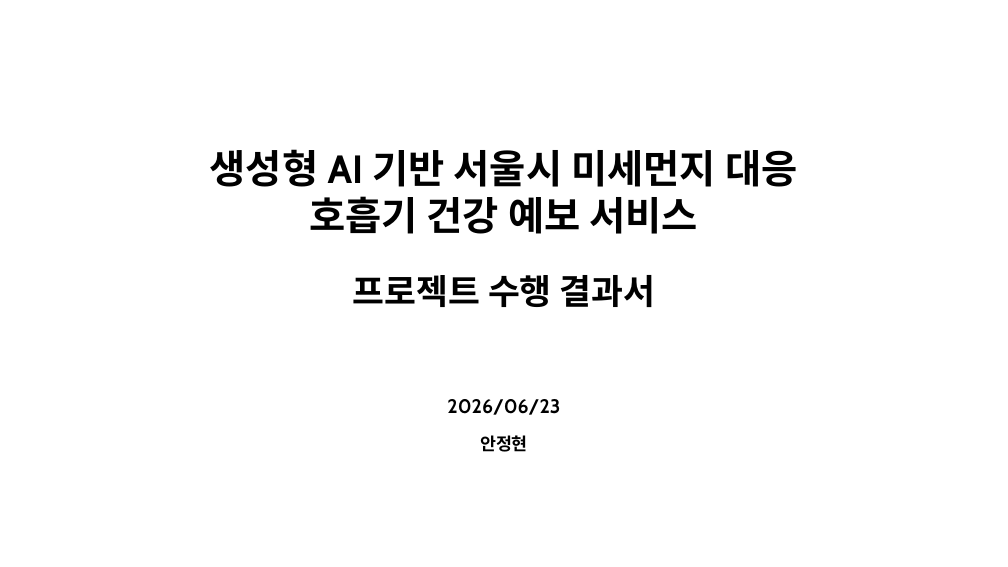
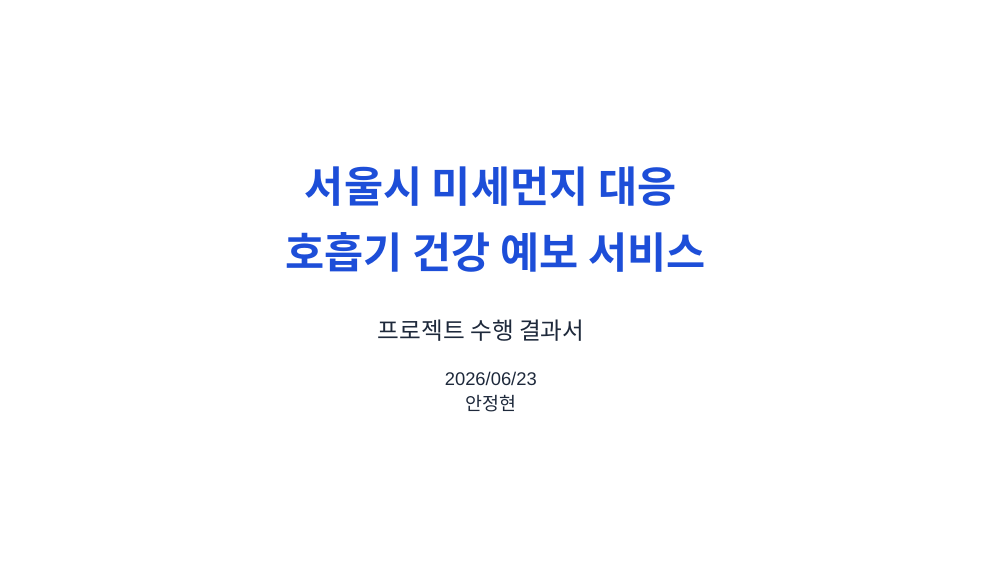
Before and after one commit to ahnjh97/JeongHyunAhn-AI-Project, a slide deck: slide 1 of 1. 프로젝트 수행 결과서.pptx. Drawn at 1008x567 pixels with LibreOffice and Linux fonts; fonts in the diff are those of the drawing; background and template pictures are left out. Boxes give left, top, right and bottom in pixels: in the first picture for what was removed or moved away, otherwise in the second. Text is boxed around its words. In the diff, an @@ line names an element or a change of style, - is before the commit and + after.

```diff
--- a/1. 프로젝트 수행 결과서.pptx
+++ b/1. 프로젝트 수행 결과서.pptx
@@ text at bbox=[285, 166, 705, 272]: text changed; size 37.5 to 40.5 pt; font Cabin to Arial; text colour #000000 to #1D4ED8 @@
-생성형 AI 기반 서울시 미세먼지 대응
-호흡기 건강 예보 서비스
+서울시 미세먼지 대응
+호흡기 건강 예보 서비스
@@ text "프로젝트 수행 결과서": place and size @@
-text "프로젝트 수행 결과서" at bbox=[353, 275, 656, 307]
+text "프로젝트 수행 결과서" at bbox=[378, 319, 584, 341]
@@ text "프로젝트 수행 결과서" at bbox=[378, 319, 584, 341]: size 33 to 22.5 pt, font Cabin to Arial, text colour #000000 to #1E293B, bold off; alignment centre to left; line spacing 1 to 1.6 @@
@@ text "2026/06/23": place and size @@
-text "2026/06/23" at bbox=[447, 399, 560, 415]
+text "2026/06/23" at bbox=[445, 371, 537, 412]
@@ text at bbox=[445, 371, 537, 385]: size 18.8 to 17.5 pt, font Cabin to Arial, text colour #000000 to #1E293B, bold off in "2026/06/23"; line spacing 1 to 1.15 @@
@@ text at bbox=[466, 394, 517, 412]: paragraph added @@
+안정현
@@ text removed at bbox=[480, 435, 528, 452] @@
-안정현
```
Also in this commit, not shown: 26 other slides changed, 8 slides added, 10 slides removed.
